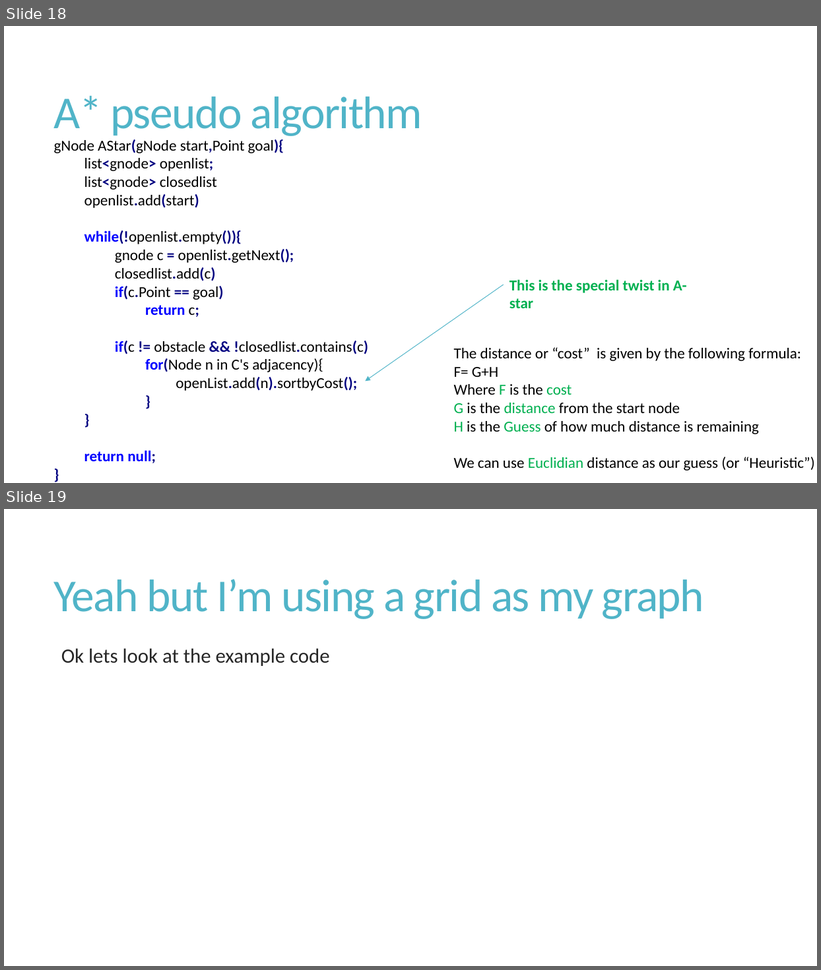
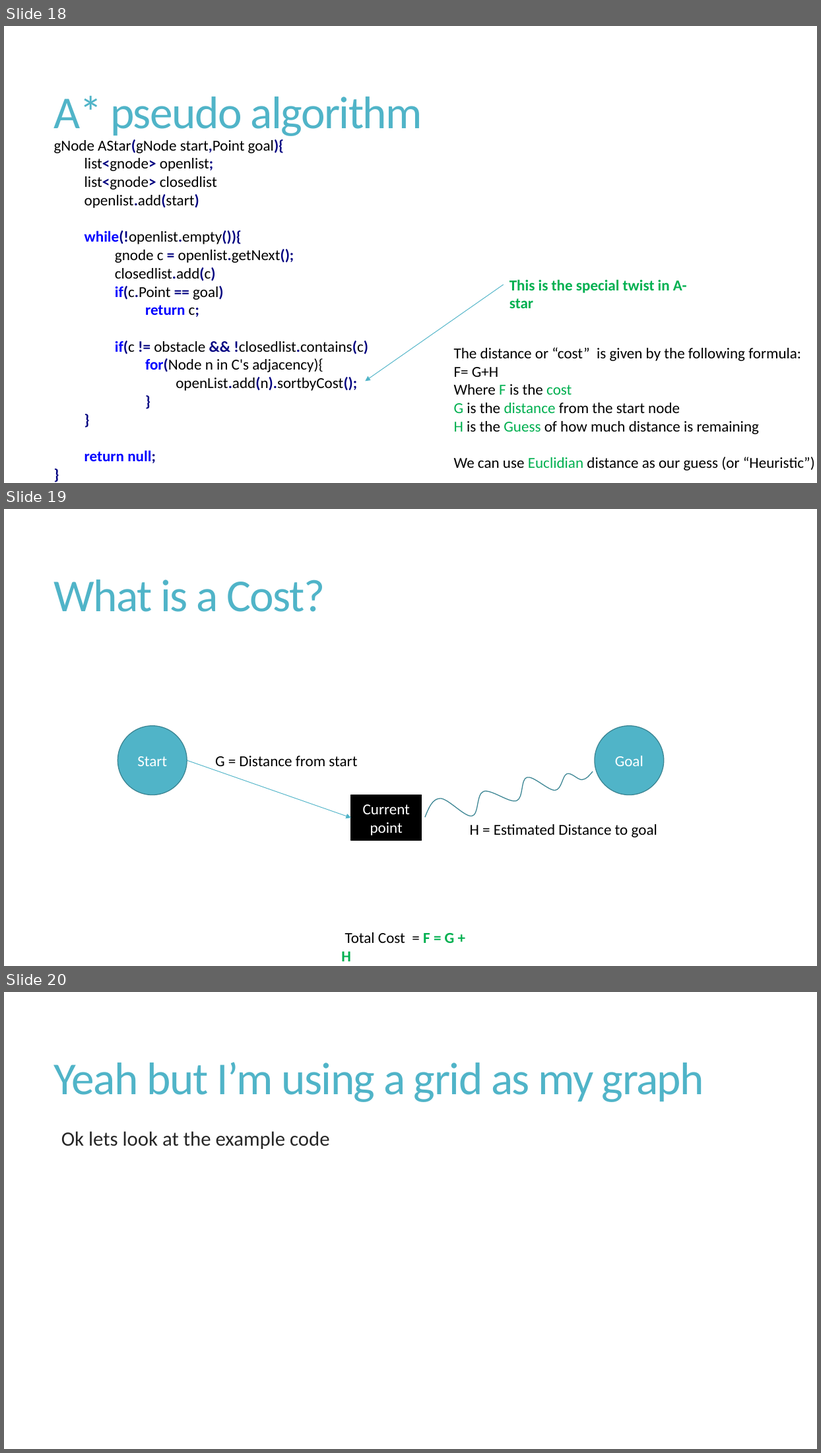
Before and after one commit to shabbir-hussain/ecse321tutorials, a slide deck: 07-GraphSearching.pptx. Shown one above the other, each under a label of ours: slides 18 and 19 before the commit, slides 18, 19 and 20 after it. The pictures are 821x970 and 821x1453 pixels, drawn with LibreOffice and Linux fonts; fonts in the diff are those of the drawing. Boxes give left, top, right and bottom in pixels: in the first picture for what was removed or moved away, otherwise in the second. Text is boxed around its words. In the diff, an @@ line names an element or a change of style, - is before the commit and + after.

Commit message:
added 1 slide to astart

```diff
--- a/07-GraphSearching.pptx
+++ b/07-GraphSearching.pptx
@@ slide 19 added at <box>4,509,817,966</box>, background #FFFFFF @@
@@ title added at <box>54,580,325,612</box>, 54 pt, text #50B4C8 @@
+What is a Cost?
@@ ellipse added at <box>118,726,187,795</box>, fill #50B4C8, outline #3B8594 1 pt, 18 pt, text #FFFFFF @@
+Start
@@ ellipse added at <box>595,726,664,795</box>, fill #50B4C8, outline #3B8594 1 pt, 18 pt, text #FFFFFF @@
+Goal
@@ arrow added from (187, 760) to (351, 819), #50B4C8 0.75 pt @@
@@ text added at <box>215,756,357,770</box>, 18 pt, text #000000 @@
+G = Distance from start
@@ freeform shape added at <box>425,772,593,818</box>, outline #3B8594 1 pt @@
@@ rectangle added at <box>351,795,421,841</box>, fill #000000, outline #000000 1 pt, 18 pt, text #FFFFFF @@
+Current point
@@ text added at <box>470,824,657,838</box>, 18 pt, text #000000 @@
+H = Estimated Distance to goal
@@ text added at <box>341,933,455,962</box>, 18 pt, text #000000 @@
+Total Cost = F = G + H
@@ what was slide 19 is now slide 20 @@
```
